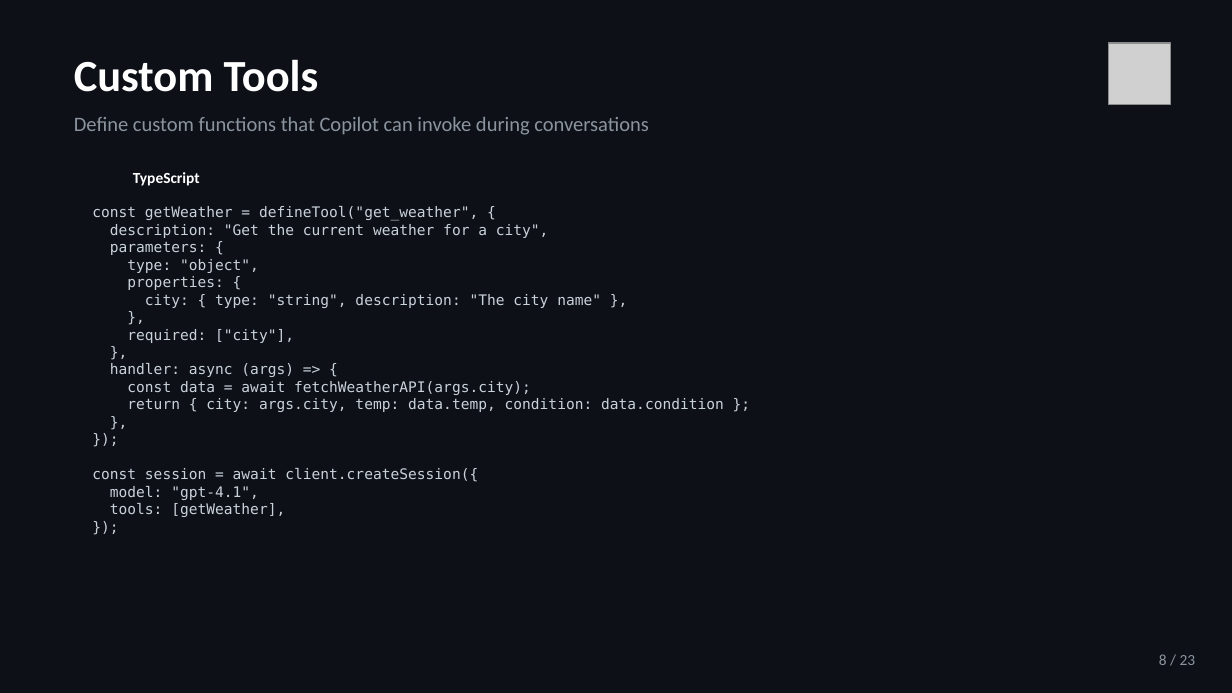
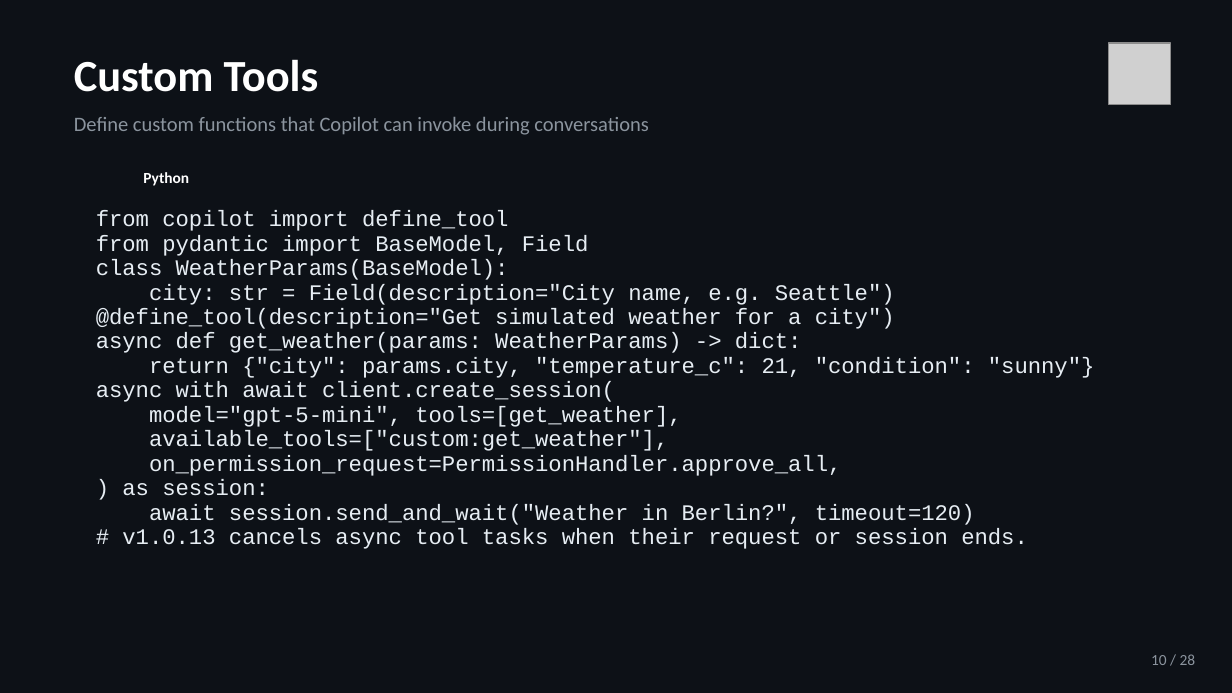
Before and after one commit to jeffrey-groneberg/ghcp_sdk, a slide deck: slide 10 of GitHub-Copilot-SDK.pptx. Drawn at 1232x693 pixels with LibreOffice and Linux fonts; fonts in the diff are those of the drawing; grey boxes stand for pictures. Boxes give left, top, right and bottom in pixels: in the first picture for what was removed or moved away, otherwise in the second. Text is boxed around its words. In the diff, an @@ line names an element or a change of style, - is before the commit and + after.

```diff
--- a/GitHub-Copilot-SDK.pptx
+++ b/GitHub-Copilot-SDK.pptx
@@ text at (x1=143, y1=172, x2=189, y2=186): text changed @@
-TypeScript
+Python
@@ text at (x1=96, y1=210, x2=1095, y2=549): text changed; size 8.5 to 13 pt; font DejaVu Sans Mono to Courier New; text colour #C9D1D9 to #E6EDF3 @@
-const getWeather = defineTool("get_weather", {
-description: "Get the current weather for a city",
-parameters: {
-type: "object",
-properties: {
-city: { type: "string", description: "The city name" },
-},
-required: ["city"],
-},
-handler: async (args) => {
-const data = await fetchWeatherAPI(args.city);
-return { city: args.city, temp: data.temp, condition: data.condition };
-},
-});
-const session = await client.createSession({
-model: "gpt-4.1",
-tools: [getWeather],
-});
+from copilot import define_tool
+from pydantic import BaseModel, Field
+class WeatherParams(BaseModel):
+city: str = Field(description="City name, e.g. Seattle")
+@define_tool(description="Get simulated weather for a city")
+async def get_weather(params: WeatherParams) -> dict:
+return {"city": params.city, "temperature_c": 21, "condition": "sunny"}
+async with await client.create_session(
+model="gpt-5-mini", tools=[get_weather],
+available_tools=["custom:get_weather"],
+on_permission_request=PermissionHandler.approve_all,
+) as session:
+await session.send_and_wait("Weather in Berlin?", timeout=120)
+# v1.0.13 cancels async tool tasks when their request or session ends.
@@ text at (x1=1151, y1=654, x2=1196, y2=665): text changed @@
-8 / 23
+10 / 28
```
Also in this commit, not shown: 27 other slides changed, 23 other files.
